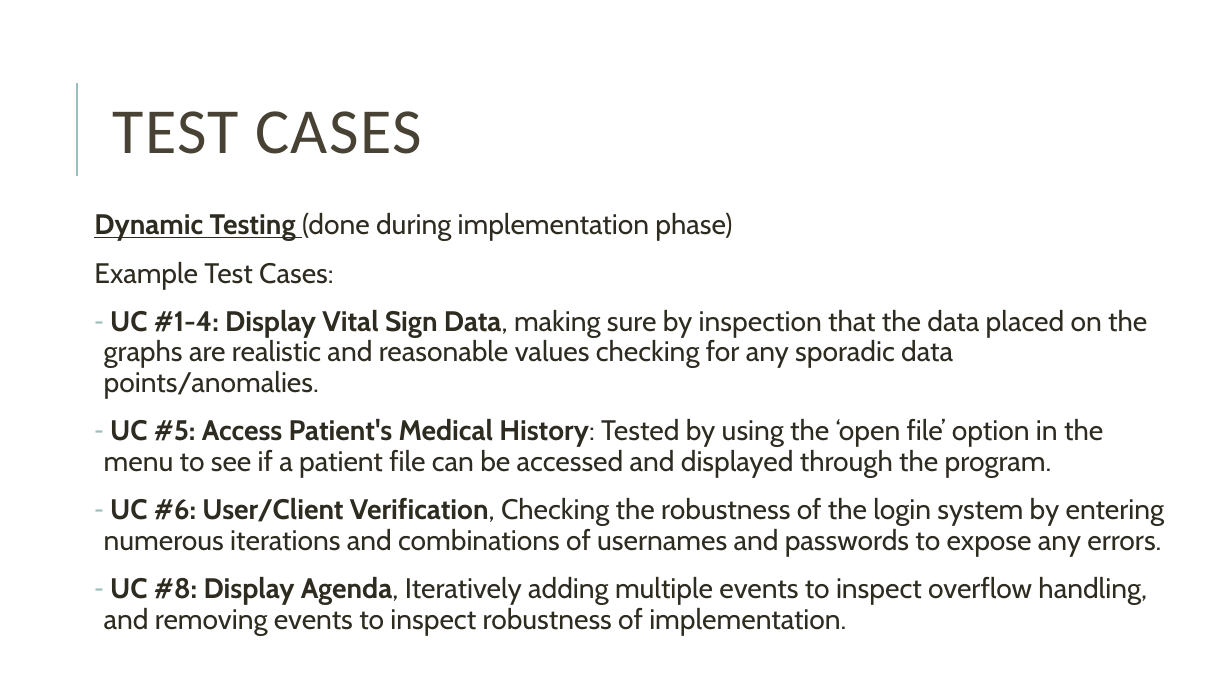
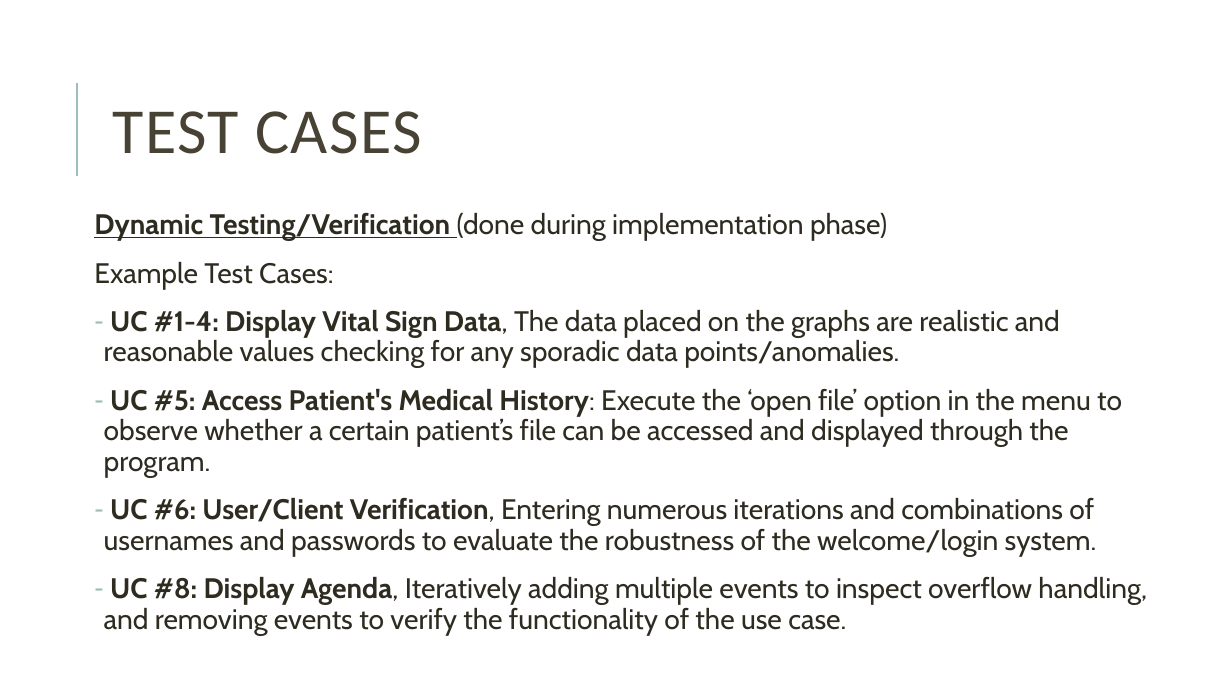
Before and after one commit to razr22/PatientMonitoringSystem, a slide deck: slide 8 of Patient Monitoring System.pptx. Drawn at 1232x693 pixels with LibreOffice and Linux fonts; fonts in the diff are those of the drawing. Boxes give left, top, right and bottom in pixels: in the first picture for what was removed or moved away, otherwise in the second. Text is boxed around its words. In the diff, an @@ line names an element or a change of style, - is before the commit and + after.

```diff
--- a/Patient Monitoring System.pptx
+++ b/Patient Monitoring System.pptx
@@ text at [94, 213, 887, 240]: text changed @@
-Dynamic Testing (done during implementation phase)
+Dynamic Testing/Verification (done during implementation phase)
@@ text at [104, 310, 1147, 635]: text changed @@
-– UC #1-4: Display Vital Sign Data, making sure by inspection that the data placed on the graphs are realistic and reasonable values checking for any sporadic data points/anomalies.
-– UC #5: Access Patient's Medical History: Tested by using the ‘open file’ option in the menu to see if a patient file can be accessed and displayed through the program.
-– UC #6: User/Client Verification, Checking the robustness of the login system by entering numerous iterations and combinations of usernames and passwords to expose any errors.
-– UC #8: Display Agenda, Iteratively adding multiple events to inspect overflow handling, and removing events to inspect robustness of implementation.
+– UC #1-4: Display Vital Sign Data, The data placed on the graphs are realistic and reasonable values checking for any sporadic data points/anomalies.
+– UC #5: Access Patient's Medical History: Execute the ‘open file’ option in the menu to observe whether a certain patient’s file can be accessed and displayed through the program.
+– UC #6: User/Client Verification, Entering numerous iterations and combinations of usernames and passwords to evaluate the robustness of the welcome/login system.
+– UC #8: Display Agenda, Iteratively adding multiple events to inspect overflow handling, and removing events to verify the functionality of the use case.
```
Also in this commit, not shown: 7 other slides changed.
